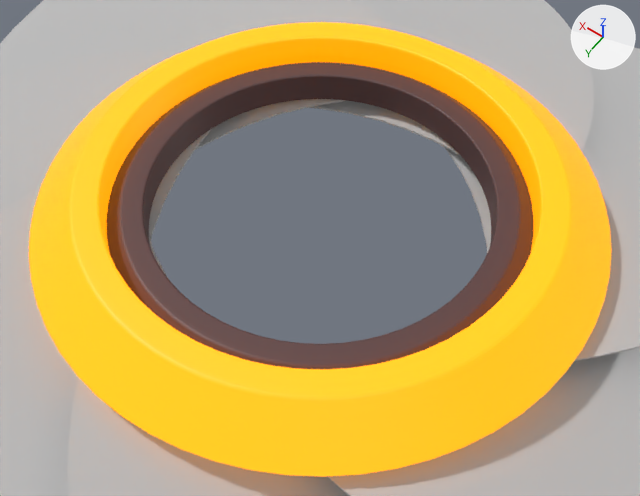
The FBX model Assets/Whack-a-punk/Models/aperature.fbx, before and after one commit.
Rendered twice from a 50 mm camera at (-0.0821, 0.115, 0.1645) aimed at (0.0022, -0.003, -0.021). Arrows for +X, +Y and +Z are at upper right; the lights stay in place. Where no turn or scale is listed for an object, it has been applied to the vertices.
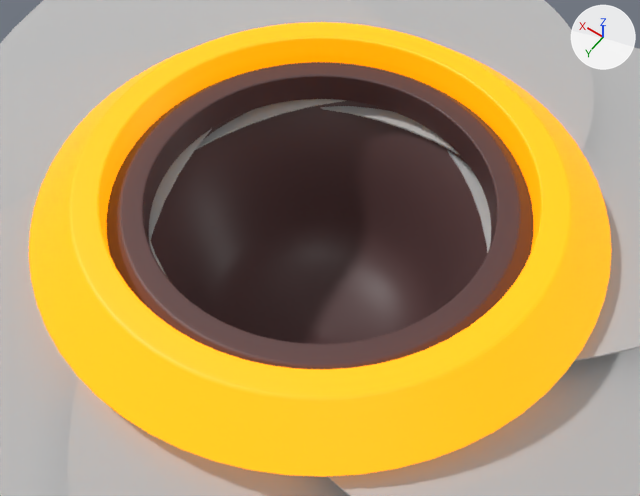
Commit message: add the bottom geo to aperature

Boxes [x1, y1, x2, y2] around the edits, measured in the pictures (640 x 496 px):
'polySurface1', added (brown)
    after: [151, 101, 487, 344]

Patch to the scene script:
```diff
--- a/Assets/Whack-a-punk/Models/aperature.fbx.py
+++ b/Assets/Whack-a-punk/Models/aperature.fbx.py
@@ me_mesh_003 @@
+me_mesh_003.from_pydata(...)  # 1560 vertices, 1440 faces; spans x -0.051..0.051, y -0.051..0.051, z -0.0583..0.0
+me_mesh_003.materials.append(mat_mallet_ref_lambert4)  # brown #5c4141
@@ ob_polysurface1 @@
+ob_polysurface1 = bpy.data.objects.new('polySurface1', me_mesh_003)
+ob_polysurface1.location = (0.0, 0.0, 0.0)
```
